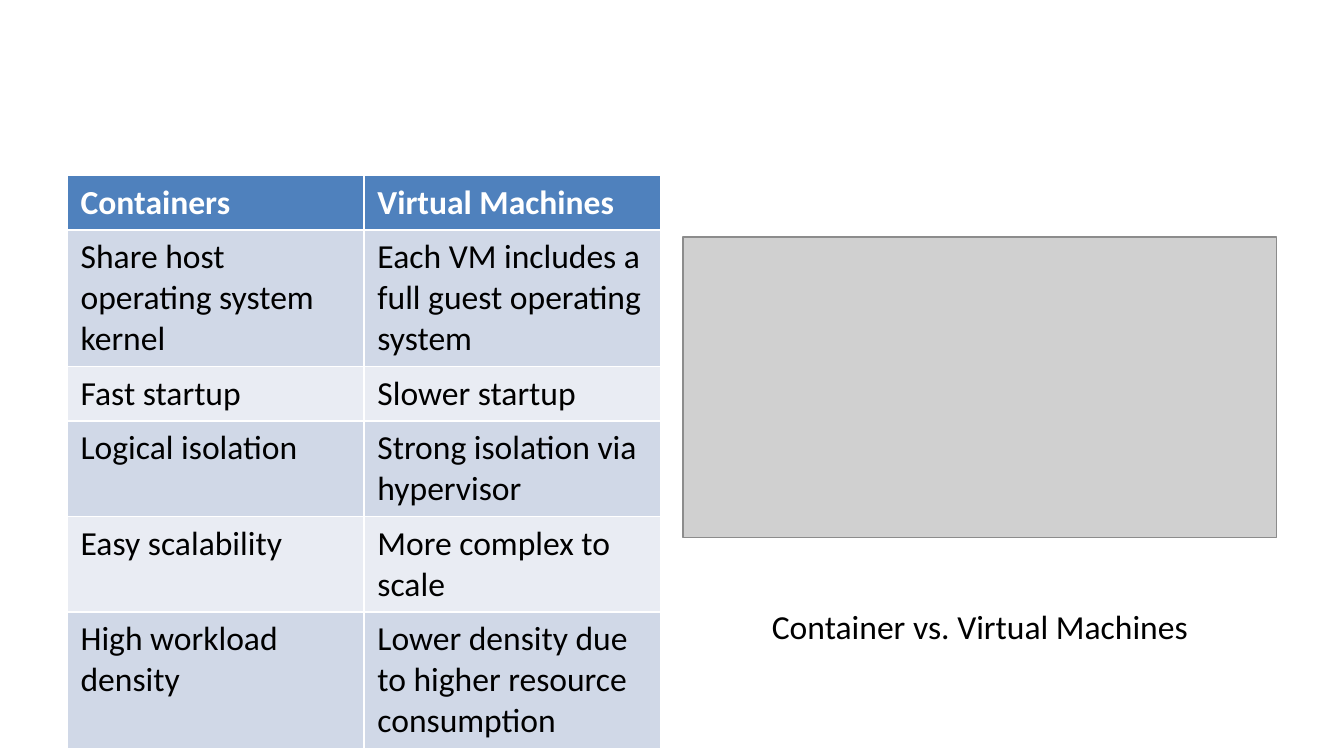
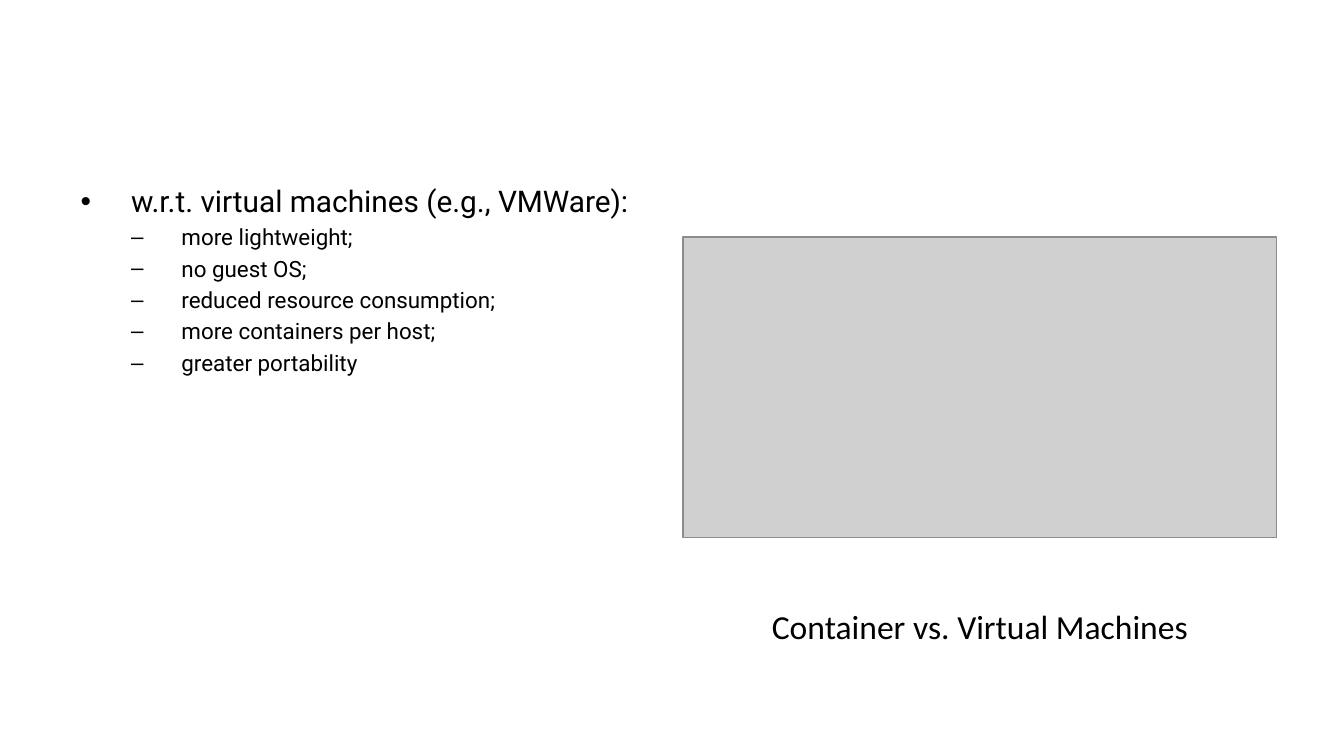
Before and after one commit to ManuelePasini/slides-markdown, a slide deck: slide 8 of dataplat_seminar.pptx. Drawn at 1344x756 pixels with LibreOffice and Linux fonts; fonts in the diff are those of the drawing; grey boxes stand for pictures. Boxes give left, top, right and bottom in pixels: in the first picture for what was removed or moved away, otherwise in the second. Text is boxed around its words. In the diff, an @@ line names an element or a change of style, - is before the commit and + after.

```diff
--- a/dataplat_seminar.pptx
+++ b/dataplat_seminar.pptx
@@ table removed at (x1=67, y1=176, x2=661, y2=742), 6 rows, 2 columns @@
-Containers | Virtual Machines
-Share host operating system kernel | Each VM includes a full guest operating system
-Fast startup | Slower startup
-Logical isolation | Strong isolation via hypervisor
-Easy scalability | More complex to scale
-High workload density | Lower density due to higher resource consumption
@@ text added at (x1=131, y1=188, x2=628, y2=376), 12 pt, text #000000 @@
+• w.r.t. virtual machines (e.g., VMWare):
+  – more lightweight;
+  – no guest OS;
+  – reduced resource consumption;
+  – more containers per host;
+  – greater portability
```
Also in this commit, not shown: 2 other slides changed, 2 other files.
